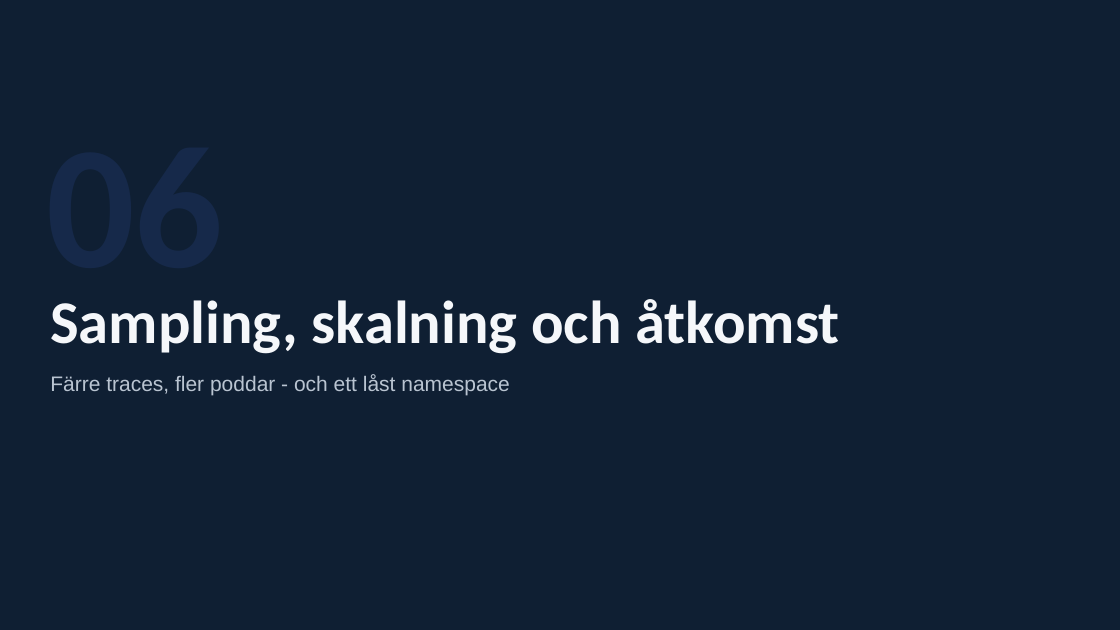
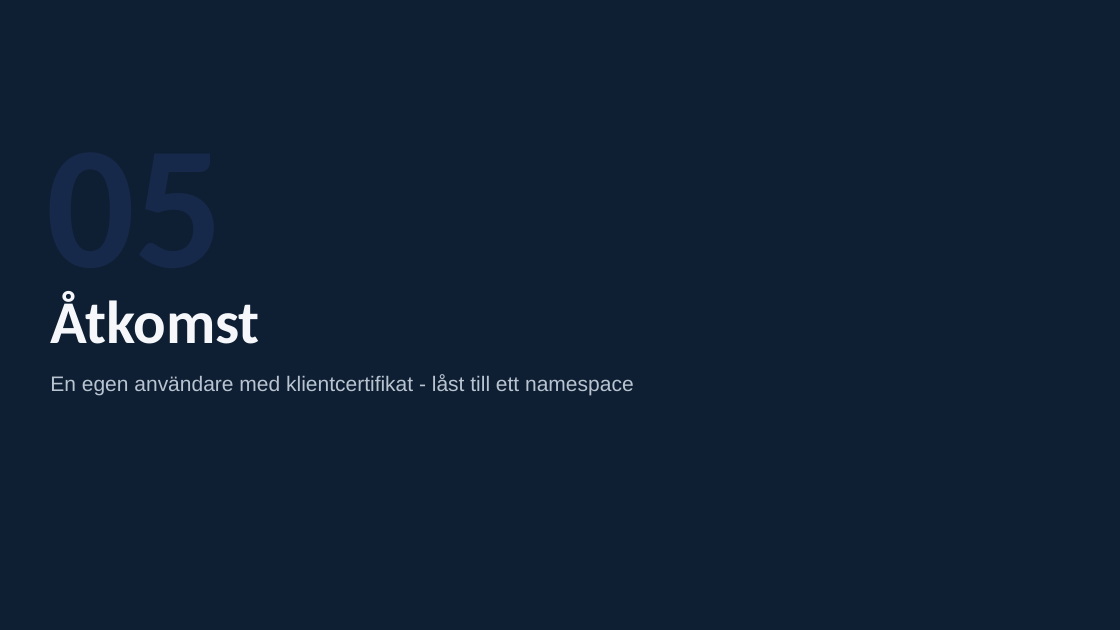
Before and after one commit to LennartAJansson/Kubernetes, a slide deck: slide 27 of Kubernetes - Konfiguration, hemligheter och drift.pptx (slide 32 before the commit). Drawn at 1120x630 pixels with LibreOffice and Linux fonts; fonts in the diff are those of the drawing. Boxes give left, top, right and bottom in pixels: in the first picture for what was removed or moved away, otherwise in the second. Text is boxed around its words. In the diff, an @@ line names an element or a change of style, - is before the commit and + after.

```diff
--- a/Kubernetes - Konfiguration, hemligheter och drift.pptx
+++ b/Kubernetes - Konfiguration, hemligheter och drift.pptx
@@ text at (46,291,223,308): text changed @@
-06
+05
@@ text at (50,293,260,344): text changed @@
-Sampling, skalning och åtkomst
+Åtkomst
@@ text at (50,374,634,395): text changed @@
-Färre traces, fler poddar - och ett låst namespace
+En egen användare med klientcertifikat - låst till ett namespace
```
Also in this commit, not shown: 7 other slides changed, 9 slides removed, 12 other files.
